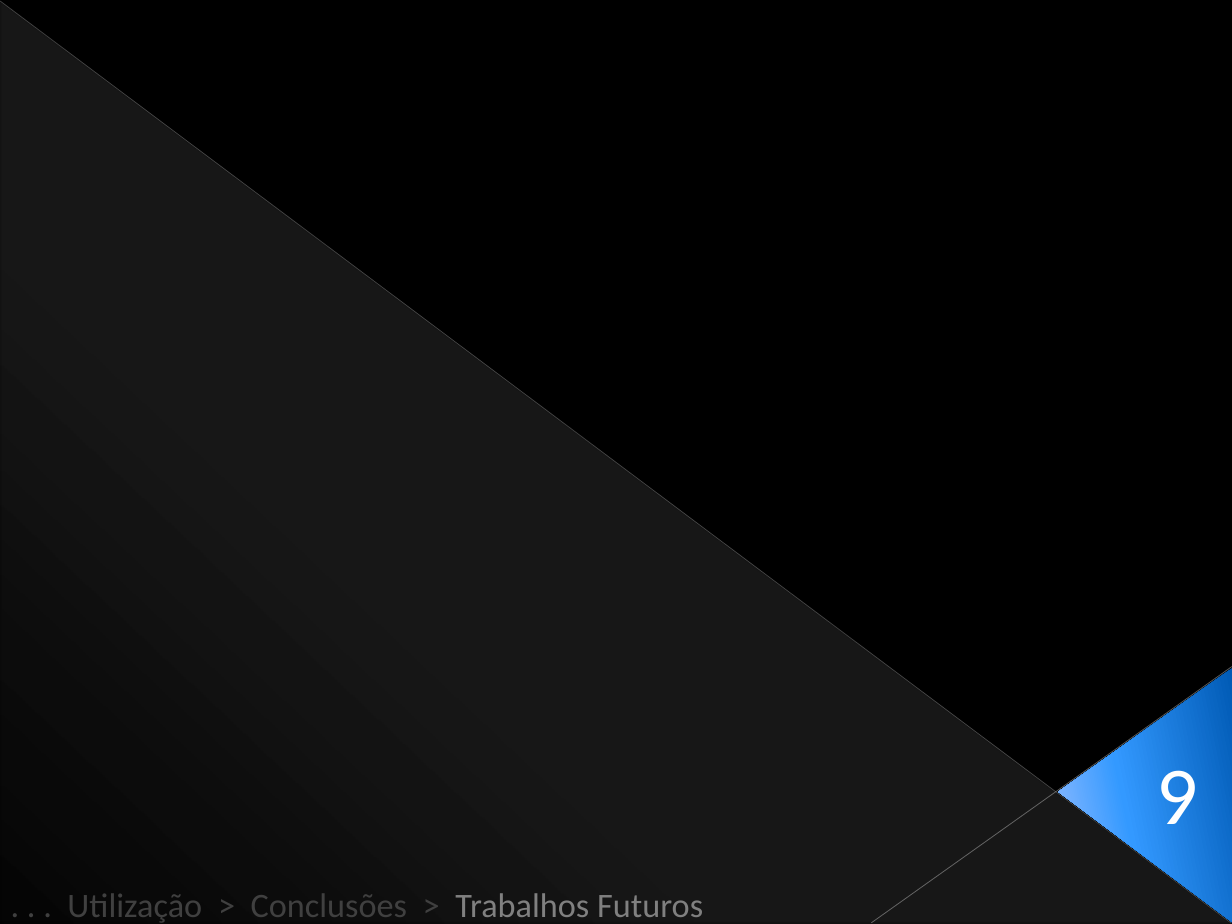
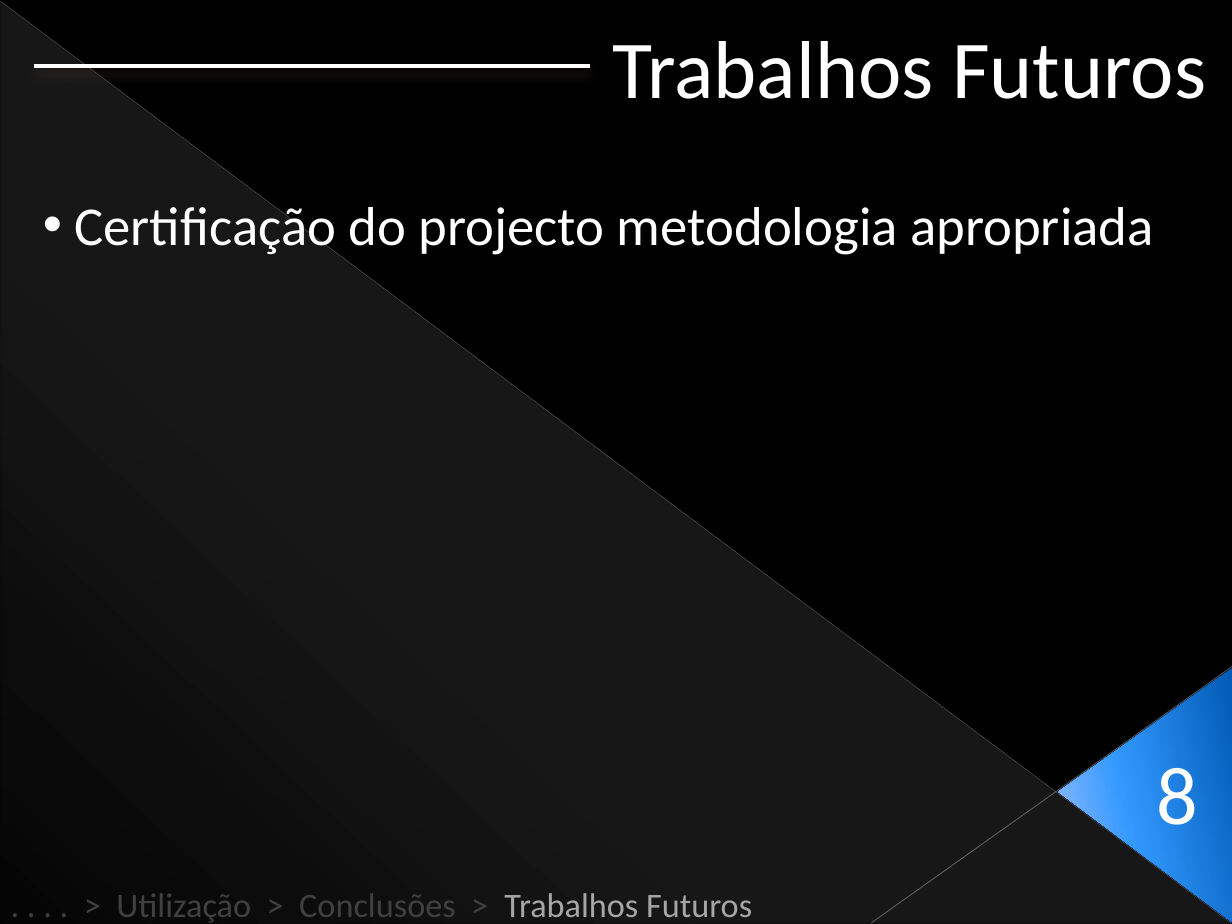
Before and after one commit to Netivski/projectoseminario, a slide deck: slide 33 of Apresentação Final/Presentation Sketch.pptx (slide 38 before the commit). Drawn at 1232x924 pixels with LibreOffice and Linux fonts; fonts in the diff are those of the drawing. Boxes give left, top, right and bottom in pixels: in the first picture for what was removed or moved away, otherwise in the second. Text is boxed around its words. In the diff, an @@ line names an element or a change of style, - is before the commit and + after.

```diff
--- a/Apresentação Final/Presentation Sketch.pptx
+++ b/Apresentação Final/Presentation Sketch.pptx
@@ text added at box(613, 41, 1206, 99), 48 pt, text #FFFFFF @@
+Trabalhos Futuros
@@ line added from (590, 67) to (33, 67), #FFFFFF 2 pt @@
@@ text added at box(74, 200, 1154, 255), 32 pt, text #FFFFFF @@
+• Certificação do projecto metodologia apropriada
@@ text at box(1157, 768, 1199, 825): text changed @@
-9
+8
@@ text at box(116, 893, 752, 922): text changed @@
-. . . Utilização > Conclusões > Trabalhos Futuros
+. . . . > Utilização > Conclusões > Trabalhos Futuros
```
Also in this commit, not shown: 27 other slides changed, 2 slides added, 7 slides removed.
